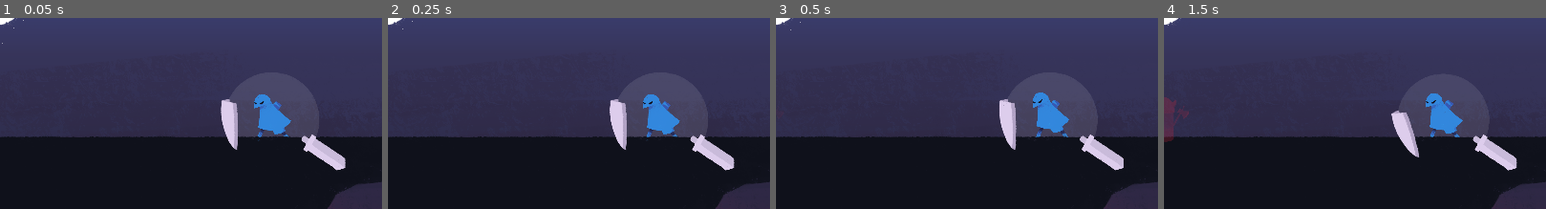
Above: before the commit, frames 1-4 (left to right).
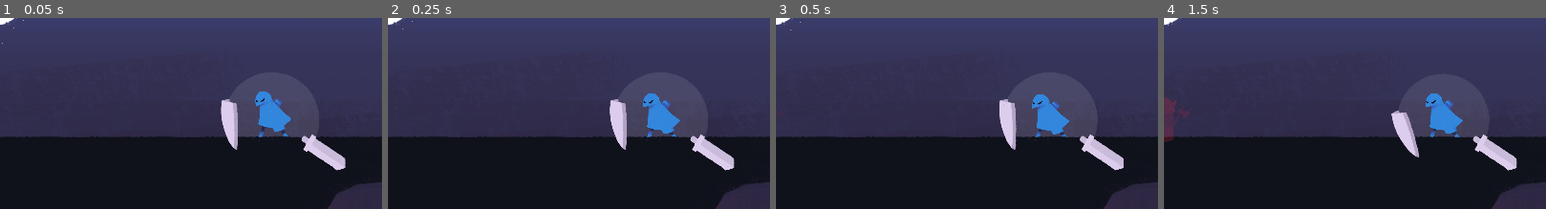
Above: after the commit, the same moments.

Repository: dannytaylor/ld50
Game: Godot game, scene res://300/Game-Danny.tscn
Same seed, same stepped clock (60 frames per second), same inputs: the game is played once before the commit and once after it. The engine's default icon, where the game draws it, is replaced by a stand-in: a white triangle on a blue panel in a dark square.
Inputs (mouse positions are % of the whole screen's width and height, from its top left):
- Up to frame 1 (0.05 s): no input
- Up to frame 2 (0.25 s): no input
- Up to frame 3 (0.5 s): no input
- Up to frame 4 (1.5 s): tap Enter at 0.5 s; move the mouse to (72, 45) at 0.52 s; press the mouse at (72, 45) at 0.53 s; move the mouse to (30, 55) at 1.27 s; release the mouse at (30, 55) at 1.28 s; right-click (30, 55) at 1.35 s
The pictures show only the part of the screen within x 12-62%, y 20-70%; the shares and areas given below are measured in that part.

The runs differ from the first frame. In frame 1, 0.5% of the frame differs, in the area x 66-77%, y 38-63%; in frame 2, 0.2%; in frame 3, 0.3%; in frame 4, nothing differs.

Commit message:
itch assets and volume adj

Diff:
--- a/project/300/Game-Danny.tscn
+++ b/project/300/Game-Danny.tscn
@@ -511,7 +511,7 @@
 z_index = -1
 frames = SubResource( 31 )
 animation = "idle"
-frame = 7
+frame = 3
 playing = true
 
 [node name="StaminaIndicator" type="Sprite" parent="PlayerPath/Player"]
--- /dev/null
+++ b/project/default_bus_layout.tres
@@ -0,0 +1,4 @@
+[gd_resource type="AudioBusLayout" format=2]
+
+[resource]
+bus/0/volume_db = -24.137
Not shown, removed: assets/icon.png
Not shown, added: assets/itch/cover_tmp.gif
Not shown, added: assets/itch/icon.png
Not shown, added: assets/itch/postgif.gif
Not shown, added: assets/itch/scr1.png
Not shown, added: assets/itch/scr2.png
Not shown, added: assets/itch/sword_line.png
